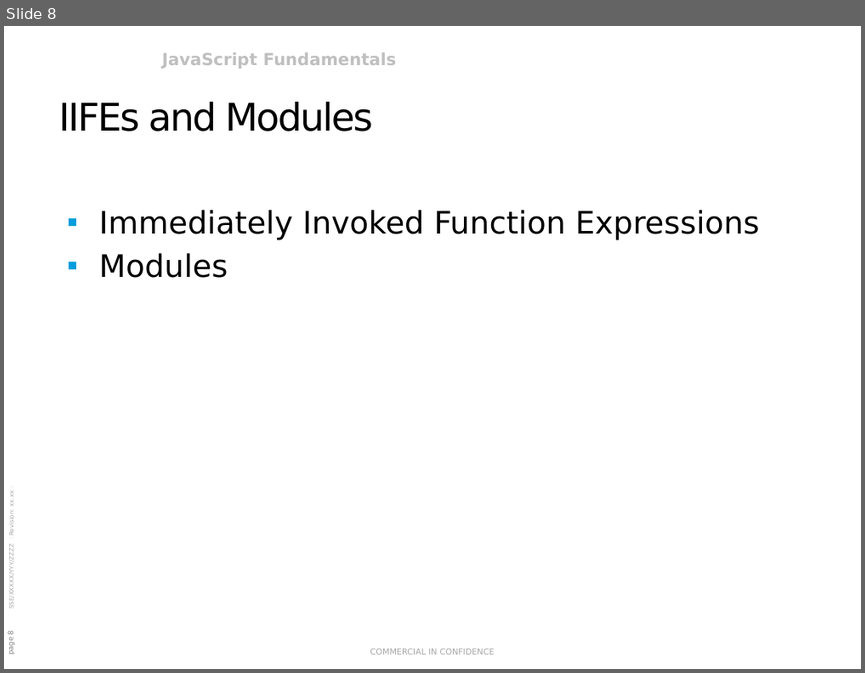
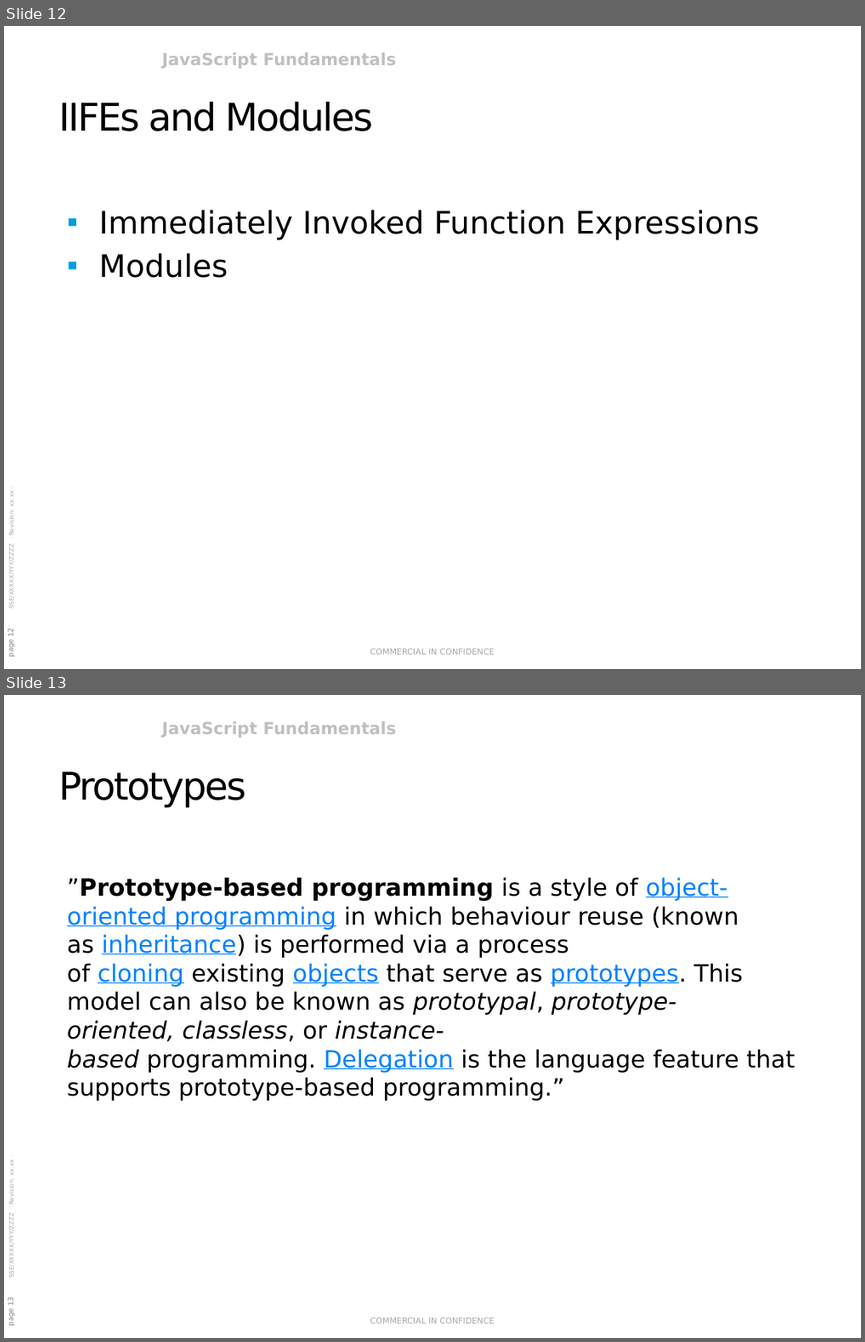
Before and after one commit to rasmusvhansen/javascript-course, a slide deck: JavaScript Fundamentals.pptx. Shown one above the other, each under a label of ours: slide 8 before the commit, slides 12 and 13 after it. The pictures are 865x673 and 865x1342 pixels, drawn with LibreOffice and Linux fonts; fonts in the diff are those of the drawing; background and template pictures are left out. Boxes give left, top, right and bottom in pixels: in the first picture for what was removed or moved away, otherwise in the second. Text is boxed around its words. In the diff, an @@ line names an element or a change of style, - is before the commit and + after.

```diff
--- a/JavaScript Fundamentals.pptx
+++ b/JavaScript Fundamentals.pptx
@@ slide 13 added at [4, 695, 861, 1338], background #FFFFFF; not listed: 4 template elements that a slide beside it also shows @@
@@ title added at [58, 771, 246, 808], 32 pt, text #000000 @@
+Prototypes
@@ text added at [67, 877, 794, 1100], 20 pt, text #000000 @@
+”Prototype-based programming is a style of object-oriented programming in which behaviour reuse (known as inheritance) is performed via a process of cloning existing objects that serve as prototypes. This model can also be known as prototypal, prototype-oriented, classless, or instance-based programming. Delegation is the language feature that supports prototype-based programming.”
@@ what was slide 8 is now slide 12 @@
@@ page number at [7, 629, 15, 656]: text changed @@
-page 8
+page 12
```
Also in this commit, not shown: 4 slides changed, 11 other slides added, 26 other files.
